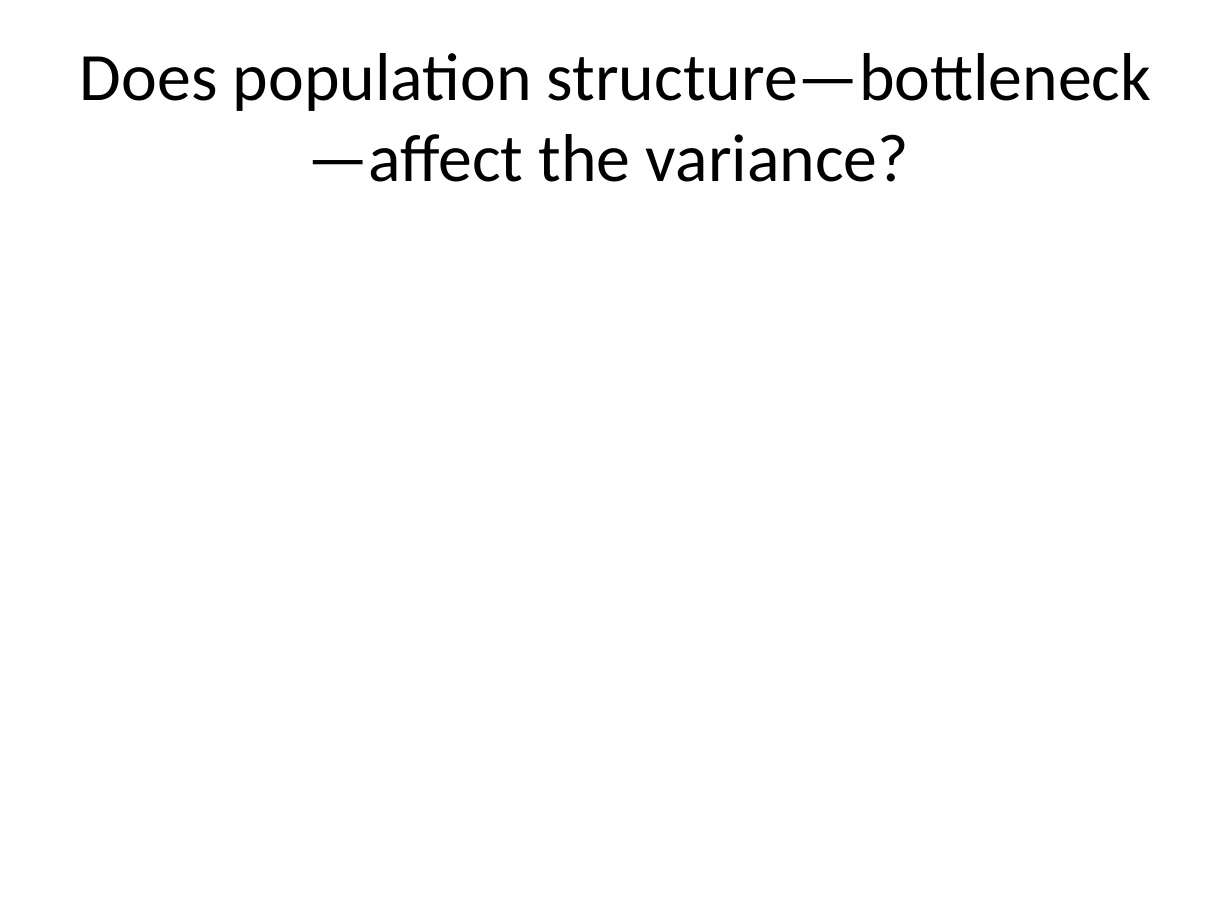
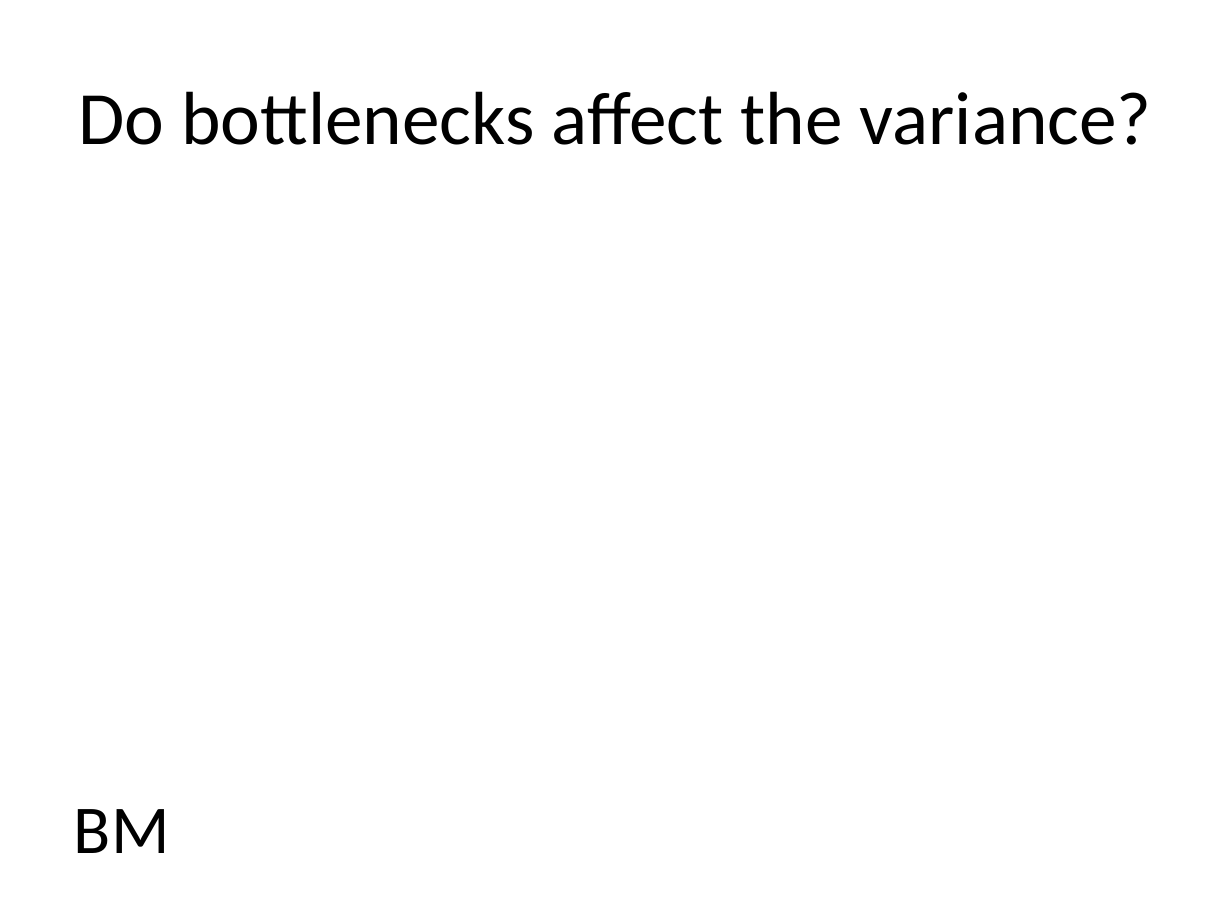
Before and after one commit to jonchang/brownian-bottlenecks, a slide deck: slide 11 of bottleneck_pres.pptx (slide 6 before the commit). Drawn at 1232x924 pixels with LibreOffice and Linux fonts; fonts in the diff are those of the drawing. Boxes give left, top, right and bottom in pixels: in the first picture for what was removed or moved away, otherwise in the second. Text is boxed around its words. In the diff, an @@ line names an element or a change of style, - is before the commit and + after.

```diff
--- a/bottleneck_pres.pptx
+++ b/bottleneck_pres.pptx
@@ title at box(78, 91, 1152, 145): text changed; size 39.6 to 44 pt @@
-Does population structure—bottleneck—affect the variance?
+Do bottlenecks affect the variance?
@@ text added at box(74, 809, 170, 853), 40 pt, text #000000 @@
+BM
```
Also in this commit, not shown: 2 other slides changed, 12 slides added, 2 slides removed.
